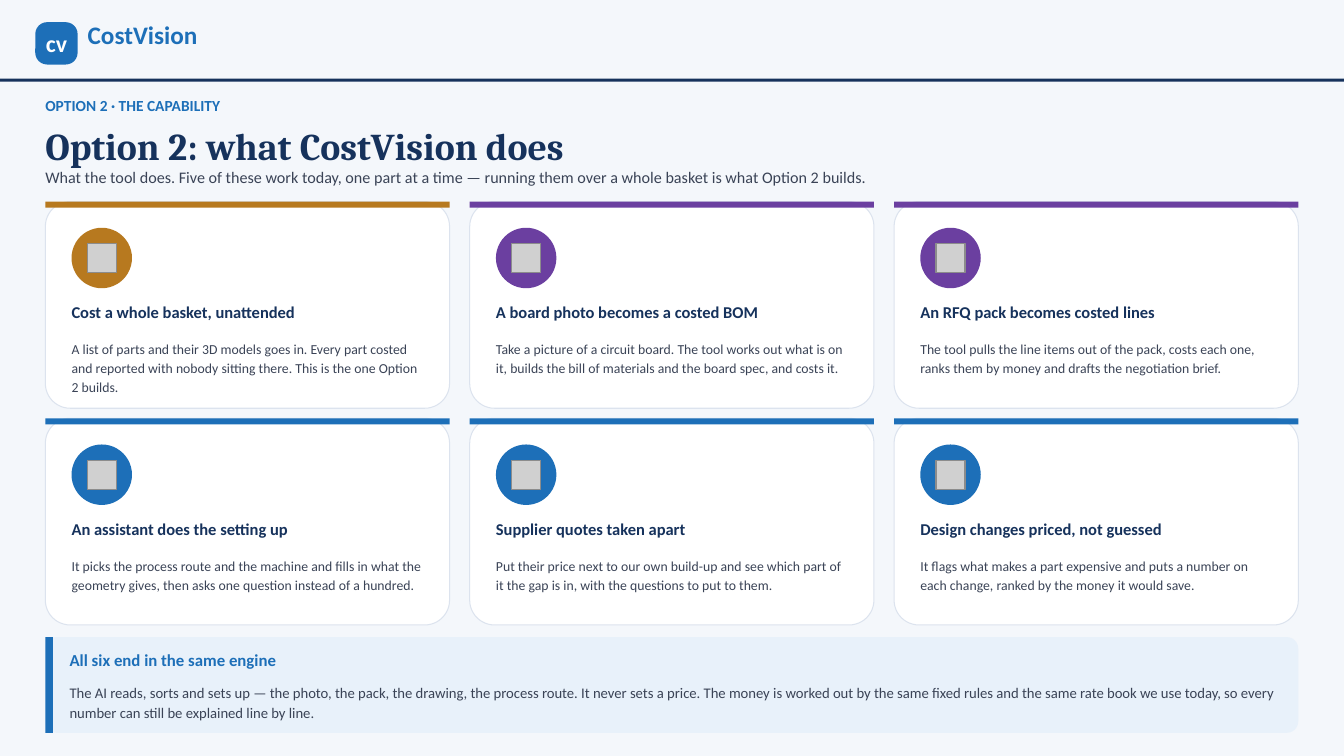
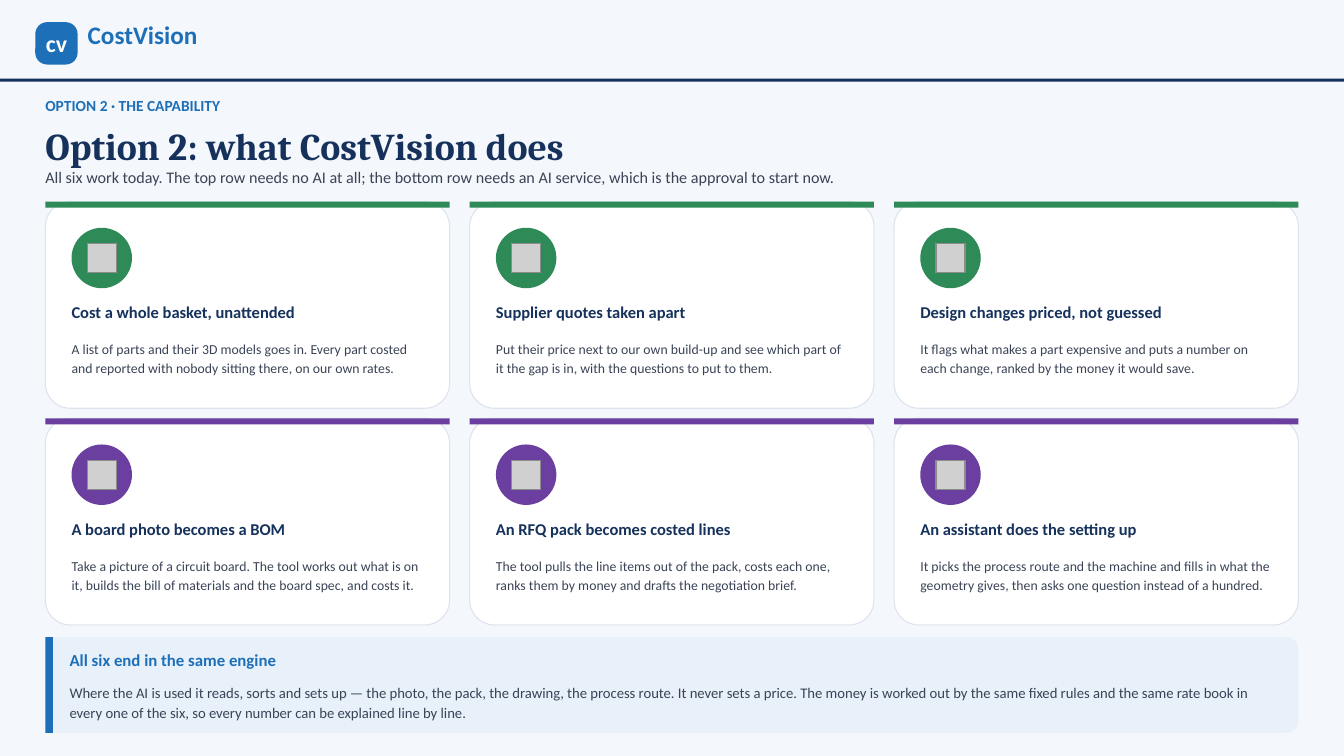
Before and after one commit to bhosaleavinash546/leamington-marathi, a slide deck: slide 3 of CostVision-CAPEE-Business-Case.pptx. Drawn at 1344x756 pixels with LibreOffice and Linux fonts; fonts in the diff are those of the drawing; grey boxes stand for pictures. Boxes give left, top, right and bottom in pixels: in the first picture for what was removed or moved away, otherwise in the second. Text is boxed around its words. In the diff, an @@ line names an element or a change of style, - is before the commit and + after.

```diff
--- a/CostVision-CAPEE-Business-Case.pptx
+++ b/CostVision-CAPEE-Business-Case.pptx
@@ text at (x1=45, y1=172, x2=834, y2=186): text changed @@
-What the tool does. Five of these work today, one part at a time — running them over a whole basket is what Option 2 builds.
+All six work today. The top row needs no AI at all; the bottom row needs an AI service, which is the approval to start now.
@@ rectangle at (x1=45, y1=202, x2=450, y2=208): fill #B7791F to #2E8B57 @@
@@ ellipse at (x1=72, y1=228, x2=132, y2=288): fill #B7791F to #2E8B57 @@
@@ fill #6B3FA0 to #2E8B57 in 4 elements at (x1=470, y1=202, x2=874, y2=208), (x1=496, y1=228, x2=557, y2=288), (x1=894, y1=202, x2=1299, y2=208), (x1=921, y1=228, x2=981, y2=288) @@
@@ text at (x1=496, y1=306, x2=686, y2=321): text changed @@
-A board photo becomes a costed BOM
+Supplier quotes taken apart
@@ text at (x1=920, y1=306, x2=1162, y2=321): text changed @@
-An RFQ pack becomes costed lines
+Design changes priced, not guessed
@@ text at (x1=72, y1=344, x2=407, y2=376): text changed @@
-A list of parts and their 3D models goes in. Every part costed and reported with nobody sitting there. This is the one Option 2 builds.
+A list of parts and their 3D models goes in. Every part costed and reported with nobody sitting there, on our own rates.
@@ text at (x1=496, y1=344, x2=841, y2=376): text changed @@
-Take a picture of a circuit board. The tool works out what is on it, builds the bill of materials and the board spec, and costs it.
+Put their price next to our own build-up and see which part of it the gap is in, with the questions to put to them.
@@ text at (x1=920, y1=344, x2=1248, y2=376): text changed @@
-The tool pulls the line items out of the pack, costs each one, ranks them by money and drafts the negotiation brief.
+It flags what makes a part expensive and puts a number on each change, ranked by the money it would save.
@@ fill #1D6FB8 to #6B3FA0 in 6 elements at (x1=45, y1=418, x2=450, y2=424), (x1=72, y1=445, x2=132, y2=505), (x1=470, y1=418, x2=874, y2=424), (x1=496, y1=445, x2=557, y2=505), (x1=894, y1=418, x2=1299, y2=424), (x1=921, y1=445, x2=981, y2=505) @@
@@ text at (x1=72, y1=523, x2=285, y2=538): text changed @@
-An assistant does the setting up
+A board photo becomes a BOM
@@ text at (x1=496, y1=523, x2=731, y2=538): text changed @@
-Supplier quotes taken apart
+An RFQ pack becomes costed lines
@@ text at (x1=920, y1=523, x2=1137, y2=538): text changed @@
-Design changes priced, not guessed
+An assistant does the setting up
@@ text at (x1=72, y1=561, x2=418, y2=592): text changed @@
-It picks the process route and the machine and fills in what the geometry gives, then asks one question instead of a hundred.
+Take a picture of a circuit board. The tool works out what is on it, builds the bill of materials and the board spec, and costs it.
@@ text at (x1=496, y1=561, x2=830, y2=593): text changed @@
-Put their price next to our own build-up and see which part of it the gap is in, with the questions to put to them.
+The tool pulls the line items out of the pack, costs each one, ranks them by money and drafts the negotiation brief.
@@ text at (x1=920, y1=561, x2=1270, y2=593): text changed @@
-It flags what makes a part expensive and puts a number on each change, ranked by the money it would save.
+It picks the process route and the machine and fills in what the geometry gives, then asks one question instead of a hundred.
@@ text at (x1=70, y1=688, x2=1248, y2=721): text changed @@
-The AI reads, sorts and sets up — the photo, the pack, the drawing, the process route. It never sets a price. The money is worked out by the same fixed rules and the same rate book we use today, so every number can still be explained line by line.
+Where the AI is used it reads, sorts and sets up — the photo, the pack, the drawing, the process route. It never sets a price. The money is worked out by the same fixed rules and the same rate book in every one of the six, so every number can be explained line by line.
```
Also in this commit, not shown: 1 other slide changed, 3 other files.
